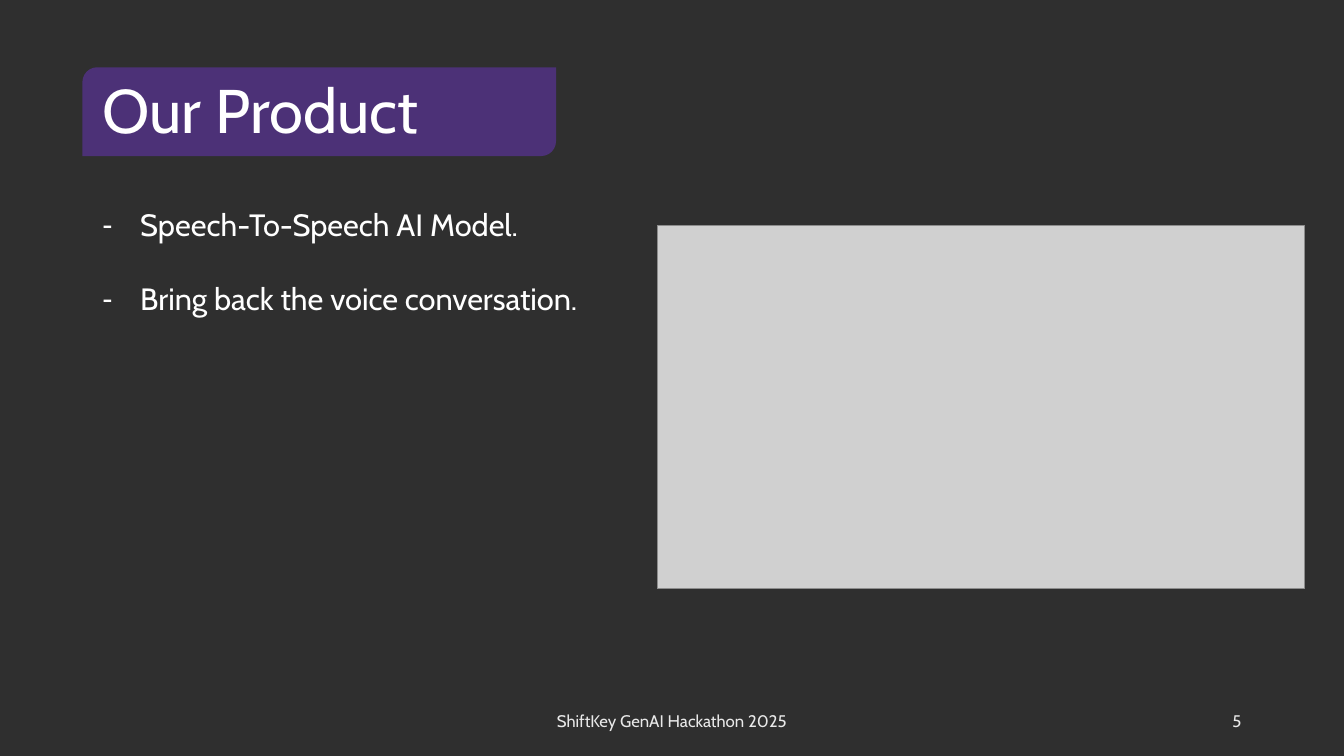
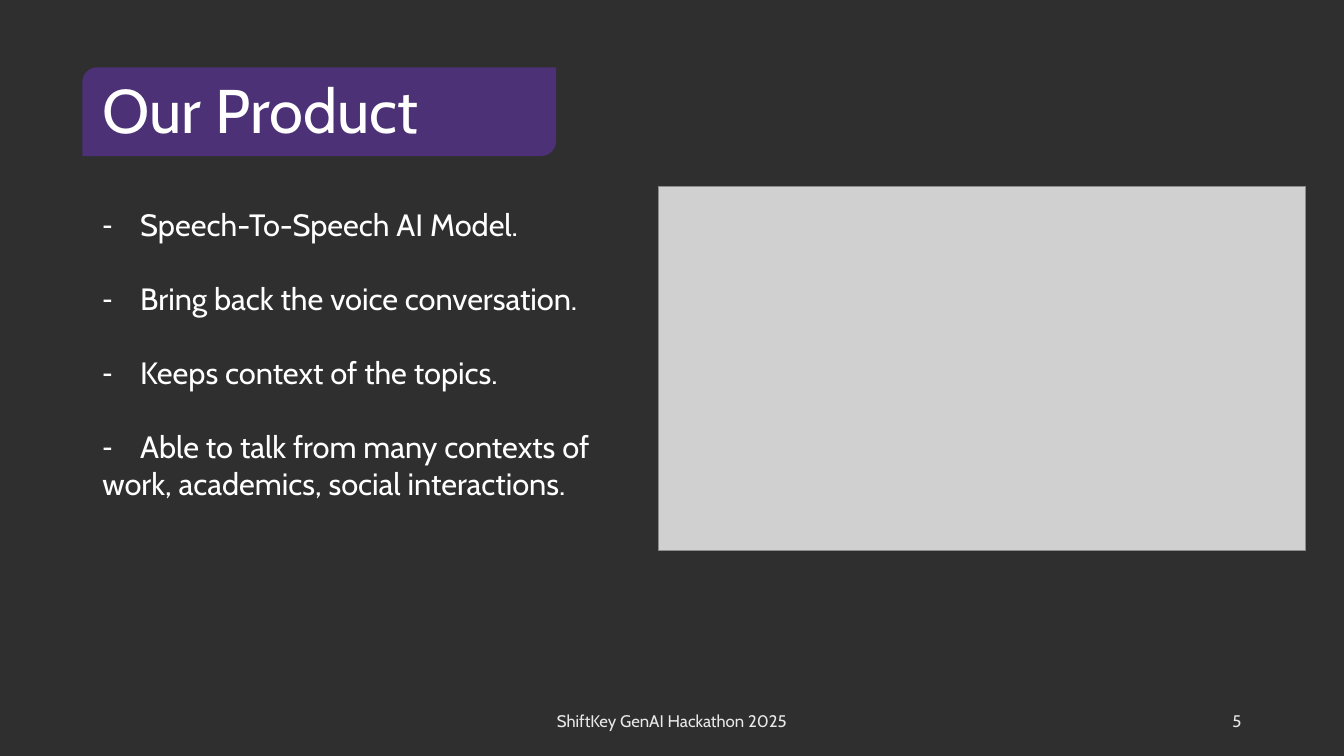
Before and after one commit to eyurekli/shiftkey-mental-2025, a slide deck: slide 5 of ShiftKey GenAI Presentation.pptx. Drawn at 1344x756 pixels with LibreOffice and Linux fonts; fonts in the diff are those of the drawing; grey boxes stand for pictures. Boxes give left, top, right and bottom in pixels: in the first picture for what was removed or moved away, otherwise in the second. Text is boxed around its words. In the diff, an @@ line names an element or a change of style, - is before the commit and + after.

Commit message:
Updated slides

```diff
--- a/ShiftKey GenAI Presentation.pptx
+++ b/ShiftKey GenAI Presentation.pptx
@@ picture: place and size @@
-picture at box(657, 225, 1305, 589)
+picture at box(658, 187, 1306, 551)
@@ text at box(102, 361, 589, 498): paragraphs added @@
+– Keeps context of the topics.
+– Able to talk from many contexts of
+work, academics, social interactions.
```
Also in this commit, not shown: 6 other files.
